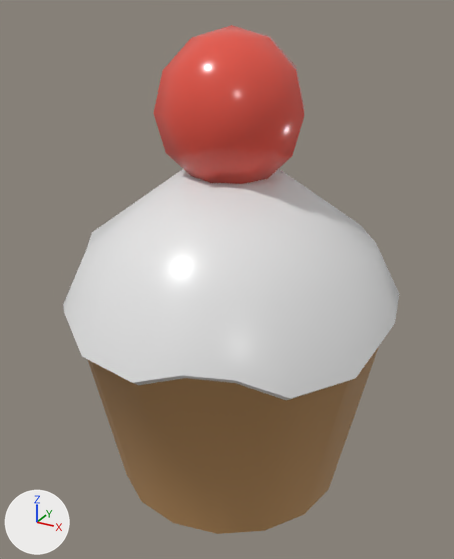
The glTF model assets/models/cakes/Cupcake.glb: old version first, new version second.
The view is the same before and after, from a camera (50 mm lens) standing at (0.0783, -0.1446, 0.1339) and looking at (0.0001, -0.0024, 0.0628). The axes (+X, +Y, +Z) are drawn at lower left. The lights are the same throughout. Vertices at the same position are counted once.

The scene before the commit, as lines of its bpy script (objects in view):
```python
me_cylinder_001 = bpy.data.meshes.new('Cylinder.001')
me_cylinder_001.from_pydata(...)  # 129 vertices, 244 faces; spans x -0.0473..0.0472, y -0.0473..0.0472, z -0.0501..0.079
# faces by material slot: [50, 122, 72]
me_cylinder_001.materials.append(mat_dough)  # orange #c29460
me_cylinder_001.materials.append(mat_cream)  # white #e7e7e7
me_cylinder_001.materials.append(mat_cherry)  # red #e75546
ob_cupcake = bpy.data.objects.new('Cupcake', me_cylinder_001)
ob_cupcake.location = (0.0, 0.0, 0.05)
```
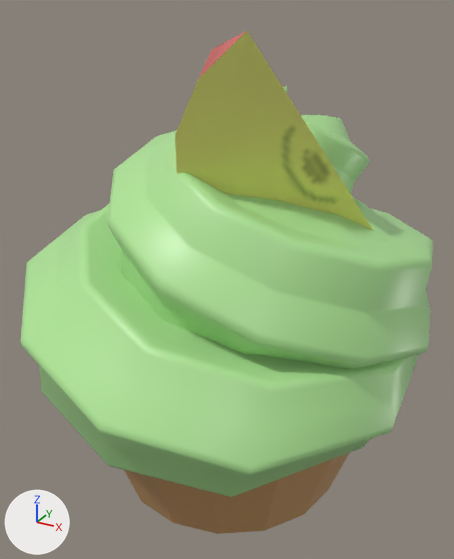
Where the change shows, as pixel boxes [x1, y1, x2, y2] in the pictures (454 x 559 px):
'Cupcake', reshaped (23% wider)
    before: [63, 25, 399, 534]
    after: [21, 31, 433, 534]
part 1 of me_cylinder_001, added (green)
    after: [21, 86, 433, 497]
part 2 of me_cylinder_001, added (yellow)
    after: [175, 31, 374, 231]
part 3 of me_cylinder_001, cut back
    before: [63, 25, 399, 534]
    after: [124, 453, 349, 534]

The change, as a list of edits to the scene's bpy script:
```text
Add img_apple:
    img_apple = load_image('Apple', '_unpacked/Apple', 64, 64, 'sRGB')
Add mat_apple:
    mat_apple = principled_material('Apple')
    mat_apple.base_color = (0.8, 0.123, 0.108)  # red #e7625c
    mat_apple.roughness = 0.25
Add mat_apple_inside:
    mat_apple_inside = principled_material('Apple Inside')
    mat_apple_inside.texture = img_apple
Add mat_cream_cupcake:
    mat_cream_cupcake = principled_material('Cream Cupcake')
    mat_cream_cupcake.base_color = (0.44, 0.8, 0.316)  # green #b1e798
    mat_cream_cupcake.roughness = 0.4
Change me_cylinder_001:
    used by ob_cupcake; location = (0.0, 0.0, 0.05)
    remove me_cylinder_001.from_pydata(...)  # 129 vertices, 244 faces; spans x -0.0473..0.0472, y -0.0473..0.0472, z -0.0501..0.079
    add me_cylinder_001.from_pydata(...)  # 684 vertices, 1245 faces; spans x -0.0563..0.0561, y -0.0616..0.0583, z -0.0501..0.079
    me_cylinder_001 part 1: a new loose piece of 635 vertices spanning x -0.0563..0.0561, y -0.0616..0.0583, z -0.0183..0.0653, in mat_cream_cupcake (green #b1e799)
    me_cylinder_001 part 2: a new loose piece of 17 vertices spanning x -0.0046..0.0412, y -0.0299..0.0129, z 0.019..0.079
    me_cylinder_001 part 3
    113 vertices are removed from x -0.0473..0.0472, y -0.0473..0.0472, z -0.0015..0.079
    230 faces are deleted
    16 vertices are added at x -0.0504..0.0503, y -0.0504..0.0503, z -0.0001
    32 new faces join them, mat_dough (orange #c29460)
    remove me_cylinder_001.materials.append(mat_cream)  # white #e7e7e7
    remove me_cylinder_001.materials.append(mat_cherry)  # red #e75546
    add me_cylinder_001.materials.append(mat_apple)  # red #e7625c
    add me_cylinder_001.materials.append(mat_apple_inside)  # picture img_apple
    add me_cylinder_001.materials.append(mat_cream_cupcake)  # green #b1e798
```
